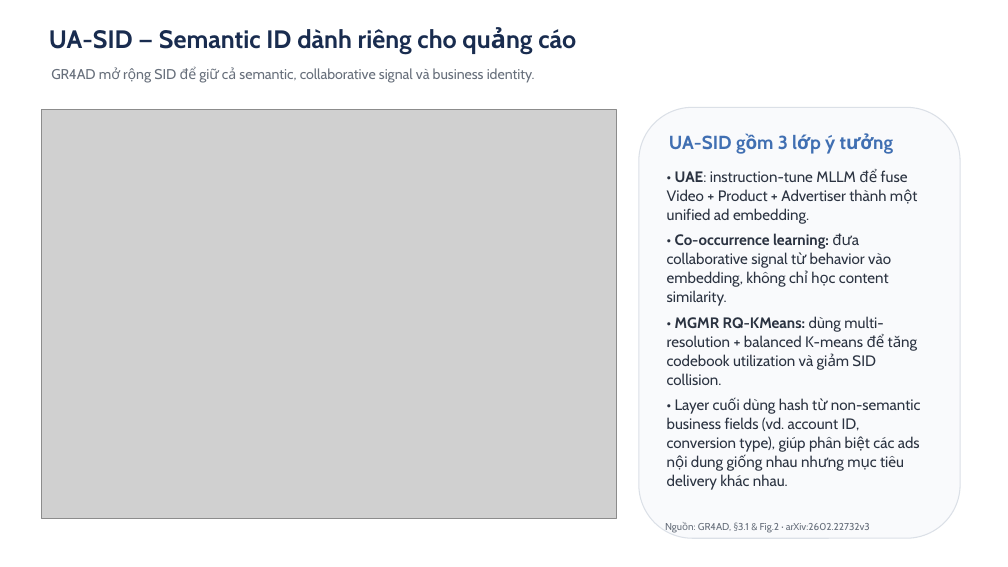
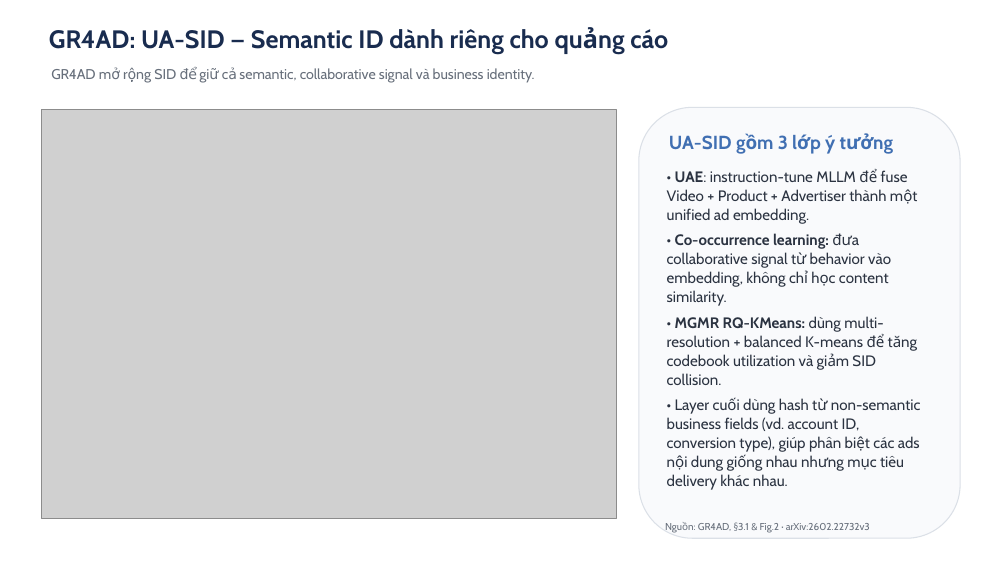
Before and after one commit to nam-htran/VSF-MiniApp-Ecommerce, a slide deck: slide 13 of docs/present/Slide.pptx (slide 7 before the commit). Drawn at 1008x567 pixels with LibreOffice and Linux fonts; fonts in the diff are those of the drawing; grey boxes stand for pictures. Boxes give left, top, right and bottom in pixels: in the first picture for what was removed or moved away, otherwise in the second. Text is boxed around its words. In the diff, an @@ line names an element or a change of style, - is before the commit and + after.

```diff
--- a/docs/present/Slide.pptx
+++ b/docs/present/Slide.pptx
@@ text at bbox=[49, 29, 668, 54]: text changed @@
-UA-SID — Semantic ID dành riêng cho quảng cáo
+GR4AD: UA-SID — Semantic ID dành riêng cho quảng cáo
```
Also in this commit, not shown: 7 other slides changed, 8 slides added, 2 slides removed, 6 other files.
